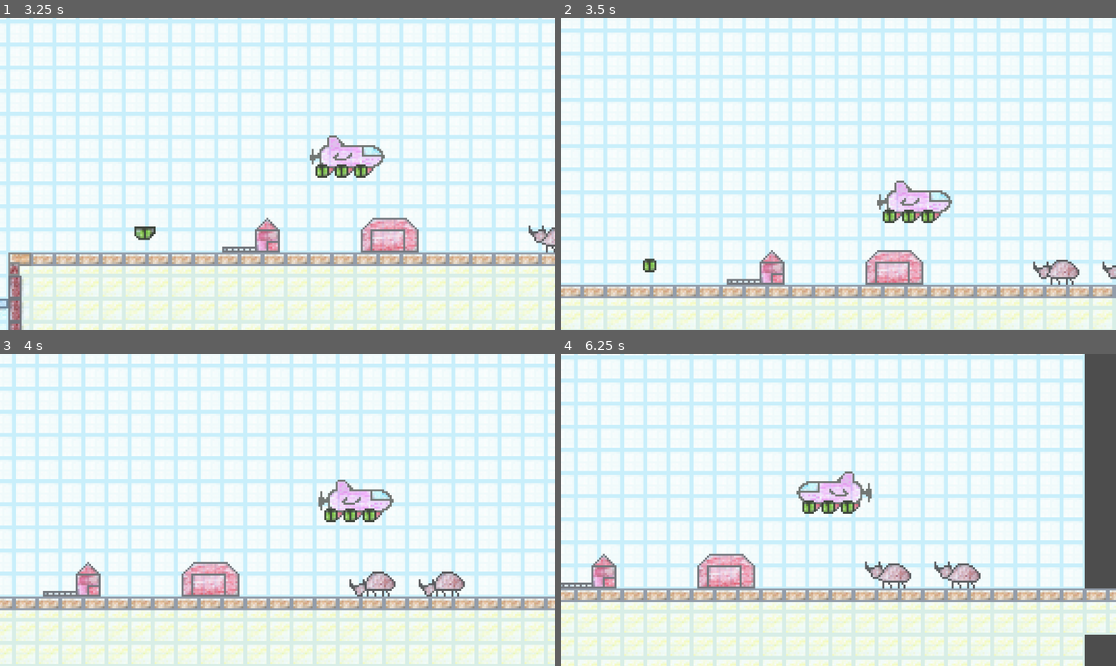
Above: before the commit, frames 1-4 (two rows, left to right).
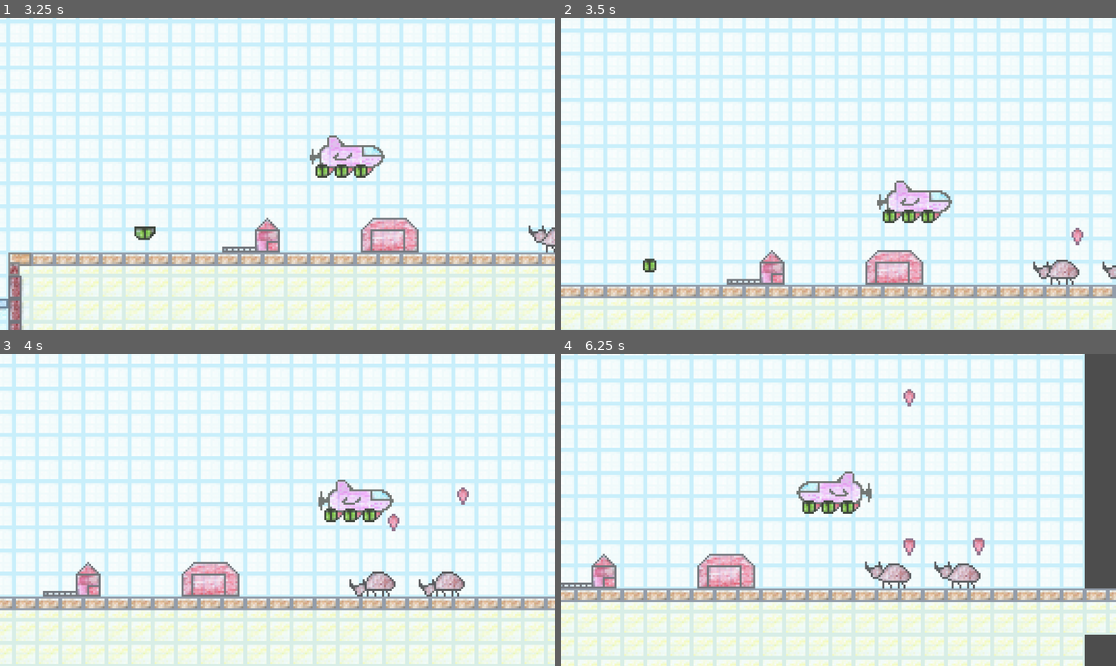
Above: after the commit, the same moments.

Repository: eiganesteknolab/fartcaptureandstorage
Game: Godot game, scene res://Scene/game.tscn
The game is run twice, just before and just after one commit, with the same random seed, the same clock (stepped at 60 frames per second) and the same inputs.
Inputs:
- Up to frame 1 (3.25 s): tap Enter (ui_accept) at 0.5, 0.77, 1.52, 3.02 s; hold Right (ui_right) 0.53-2.03 s; hold Left (ui_left) 2.03-2.78 s; hold Right (ui_right) from 2.78 s (still down)
- Up to frame 2 (3.5 s): keep holding Right (ui_right)
- Up to frame 3 (4 s): keep holding Right (ui_right); tap Enter (ui_accept) at 3.77 s
- Up to frame 4 (6.25 s): release Right (ui_right) at 4.28 s; hold Left (ui_left) 4.28-5.03 s; tap Enter (ui_accept) at 4.52, 6.02 s; hold Right (ui_right) 5.03-5.78 s; hold Left (ui_left) from 5.78 s (still down)

Frame 1 is identical in both runs. In frame 2, less than 0.1% of the frame differs, in the area x 91-95%, y 67-73%; in frame 3, 0.2%; in frame 4, 0.3%, in the area x 61-77%, y 11-65%.

Commit message:
Cow Fart

Diff:
--- a/Scene/cow.tscn
+++ b/Scene/cow.tscn
@@ -1,8 +1,10 @@
-[gd_scene load_steps=13 format=3 uid="uid://bs1uuivbvobkg"]
+[gd_scene load_steps=15 format=3 uid="uid://bs1uuivbvobkg"]
 
 [ext_resource type="Texture2D" uid="uid://c52fdjolycenn" path="res://Assets/Cow.png" id="1_sao73"]
 [ext_resource type="Script" path="res://Scripts/cow.gd" id="1_vx6dw"]
+[ext_resource type="PackedScene" uid="uid://b5m053qkdpat1" path="res://Scene/fart.tscn" id="2_3f5fw"]
 [ext_resource type="Texture2D" uid="uid://bh6gu30cbfsm8" path="res://Assets/EmptyDiper.png" id="3_fd08k"]
+[ext_resource type="Script" path="res://Scripts/ch4timer.gd" id="4_nv3ti"]
 
 [sub_resource type="AtlasTexture" id="AtlasTexture_u00co"]
 atlas = ExtResource("1_sao73")
@@ -66,6 +68,7 @@
 
 [node name="Cow" type="Area2D" groups=["cow"]]
 script = ExtResource("1_vx6dw")
+Fart = ExtResource("2_3f5fw")
 
 [node name="AnimatedSprite2D" type="AnimatedSprite2D" parent="."]
 sprite_frames = SubResource("SpriteFrames_n2is4")
@@ -85,4 +88,13 @@
 position = Vector2(2, 0)
 shape = SubResource("CircleShape2D_7jeq5")
 
+[node name="ch4Timer" type="Timer" parent="."]
+wait_time = 3.0
+autostart = true
+script = ExtResource("4_nv3ti")
+
+[node name="FartPoint" type="Marker2D" parent="."]
+position = Vector2(11, -5)
+
 [connection signal="area_entered" from="." to="." method="_on_area_entered"]
+[connection signal="timeout" from="ch4Timer" to="." method="_on_ch_4_timer_timeout"]
--- /dev/null
+++ b/Scene/fart.tscn
@@ -0,0 +1,38 @@
+[gd_scene load_steps=7 format=3 uid="uid://b5m053qkdpat1"]
+
+[ext_resource type="Texture2D" uid="uid://effxmn6p0g8b" path="res://Assets/Fart.png" id="1_uwvx5"]
+[ext_resource type="Script" path="res://Scripts/fart.gd" id="1_v4bot"]
+
+[sub_resource type="CircleShape2D" id="CircleShape2D_dole2"]
+
+[sub_resource type="AtlasTexture" id="AtlasTexture_rj53v"]
+atlas = ExtResource("1_uwvx5")
+region = Rect2(0, 0, 6, 9)
+
+[sub_resource type="AtlasTexture" id="AtlasTexture_r4ule"]
+atlas = ExtResource("1_uwvx5")
+region = Rect2(6, 0, 6, 9)
+
+[sub_resource type="SpriteFrames" id="SpriteFrames_1wffq"]
+animations = [{
+"frames": [{
+"duration": 1.0,
+"texture": SubResource("AtlasTexture_rj53v")
+}, {
+"duration": 1.0,
+"texture": SubResource("AtlasTexture_r4ule")
+}],
+"loop": true,
+"name": &"default",
+"speed": 5.0
+}]
+
+[node name="fart" type="Area2D"]
+script = ExtResource("1_v4bot")
+
+[node name="CollisionShape2D" type="CollisionShape2D" parent="."]
+shape = SubResource("CircleShape2D_dole2")
+
+[node name="AnimatedSprite2D" type="AnimatedSprite2D" parent="."]
+sprite_frames = SubResource("SpriteFrames_1wffq")
+autoplay = "default"
--- /dev/null
+++ b/Scripts/ch4timer.gd
@@ -0,0 +1,11 @@
+extends Timer
+
+
+# Called when the node enters the scene tree for the first time.
+func _ready() -> void:
+	pass # Replace with function body.
+
+
+# Called every frame. 'delta' is the elapsed time since the previous frame.
+func _process(_delta: float) -> void:
+	pass
--- a/Scripts/cow.gd
+++ b/Scripts/cow.gd
@@ -1,8 +1,6 @@
 extends Area2D
 
-#state 0 - Cow without Diper
-#state 1 - Cow With Empty Diper
-var state = 0
+@export var Fart: PackedScene
 
 func _on_area_entered(_area: Area2D) -> void:
 	print("Cow got hit by something")
@@ -11,6 +9,17 @@
 	#print(_area.get_groups())
 	if _area.is_in_group("emptyDiper"):
 		$EmptyDiper.visible = true
+		$ch4Timer.paused = true
 
 		print("Cow got hit by diper")
 		_area.queue_free()
+
+
+func _on_ch_4_timer_timeout() -> void:
+	fart()
+
+
+func fart() -> void:
+	var b = Fart.instantiate()
+	owner.add_child(b)
+	b.global_transform = $FartPoint.global_transform
--- /dev/null
+++ b/Scripts/fart.gd
@@ -0,0 +1,6 @@
+extends Area2D
+
+var speed = 25 + randf_range(0, 25)
+
+func _physics_process(delta):
+	position += transform.y * speed * -1 * delta
